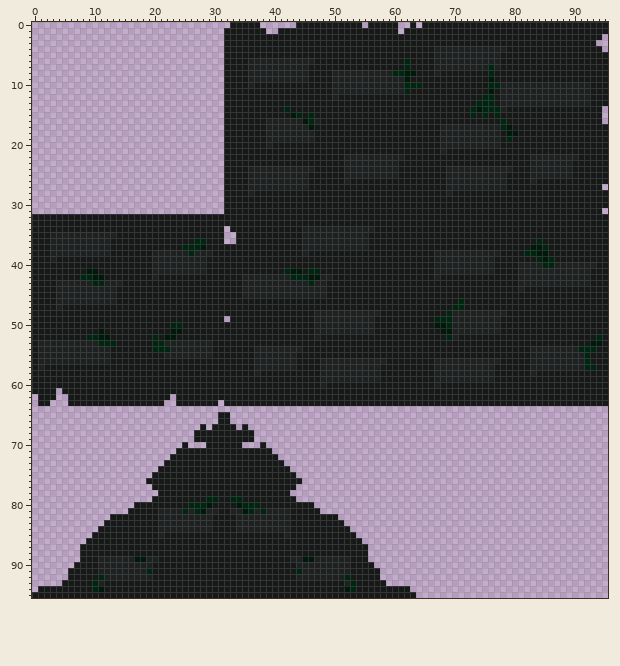
One commit to this sprite sheet: prjVenomBite/sprites/metalGround_spr/layers/4670ce63-4b16-42f6-aabc-7a216458cc09/4f010a09-d942-4e07-85ec-85ace02bf2a4.png. Above is the file before it was changed.
The file is 96x96 pixels. Colours within 5 levels of each other are drawn and written as one.
New version:
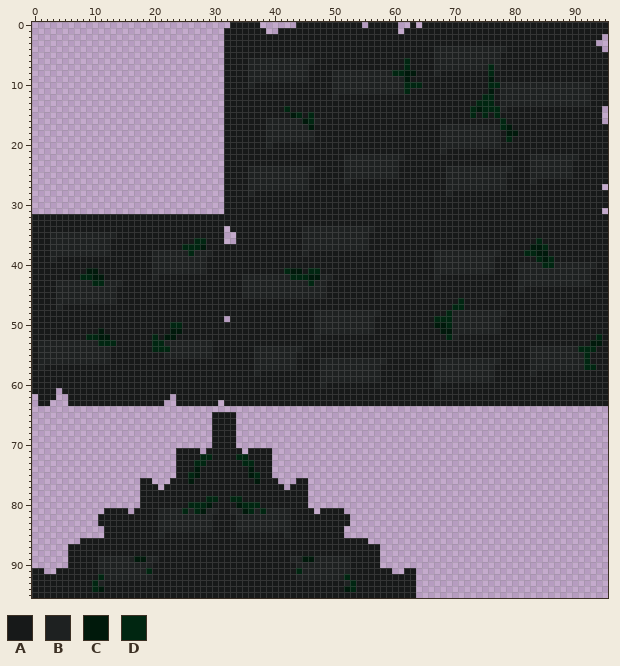
Palette (. is transparent): A #171919  B #1e2121  C #00190b  D #002611
Change:
Colour A is added in rows 65 to 66 at x 30 and 33; in row 76 at x 18 and 45; in row 77 at x 18 to 19 and 44 to 45; in row 78 at x 18 to 20 and 43 to 45; in row 79 at x 18 to 19 and 44 to 45; in row 81 at x 12 to 15 and 48 to 51.
Colour A is added in row 82 at x 11 to 12 and 51 to 52; in row 83 at x 11 and 52; in row 86 at x 8 and 55; in rows 87 to 89 at x 6 to 7 and 56 to 57; in row 90 at x 6 and 57; in row 91 at x 0 to 1, 4 to 5, 58 to 59 and 62 to 63.
Colour A is added in row 92 at x 0 to 5 and 58 to 63; in row 93 at x 0 to 4 and 59 to 63; in row 94 at x 0 and 63.
Colour C replaces colour A in rows 74 to 75 at x 27 and 36; in row 76 at x 26 and 37.
Colour D replaces colour A in row 72 at x 28 to 29 and 34 to 35; in row 73 at x 27 to 28 and 35 to 36; in row 75 at x 26 and 37.
Colour A is gone in row 67 at x 28 and 35; in rows 68 to 69 at x 27 to 29 and 34 to 36; in row 70 at x 25, 29, 34 and 38; in row 71 at x 28 and 35; in row 72 at x 23 and 40; in row 73 at x 22 to 23 and 40 to 41.
Colour A is gone in row 74 at x 21 to 23 and 40 to 42; in row 75 at x 20 to 23 and 40 to 43; in row 76 at x 20 to 22 and 41 to 43; in row 77 at x 21 and 42; in row 80 at x 17 and 46; in row 81 at x 16 and 47.
Colour A is gone in row 84 at x 11 and 52; in row 85 at x 10 to 11 and 52 to 53.
Changed places in both pictures, as pixel boxes (x1, y1, x2, y2):
changed: (32, 412, 416, 592)
